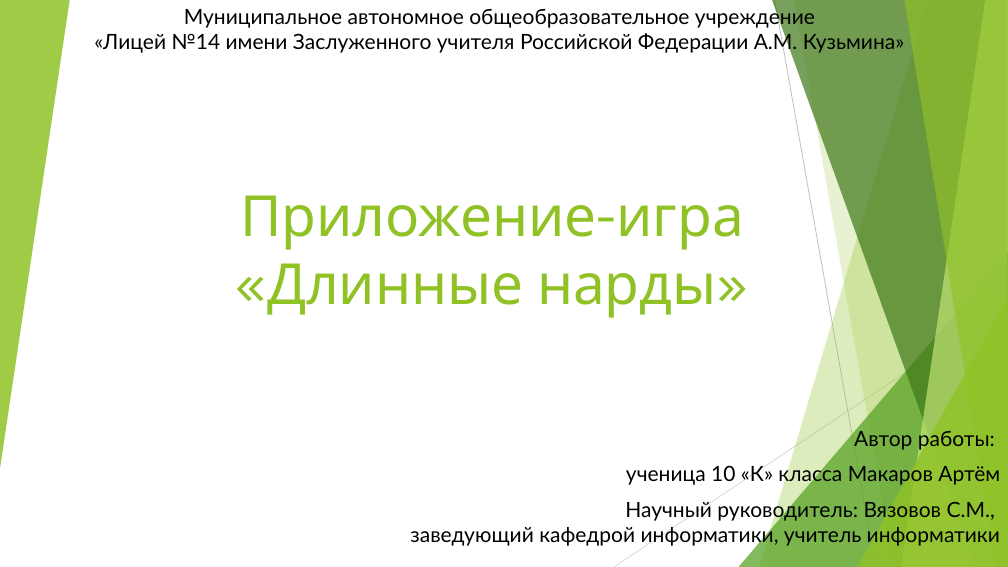
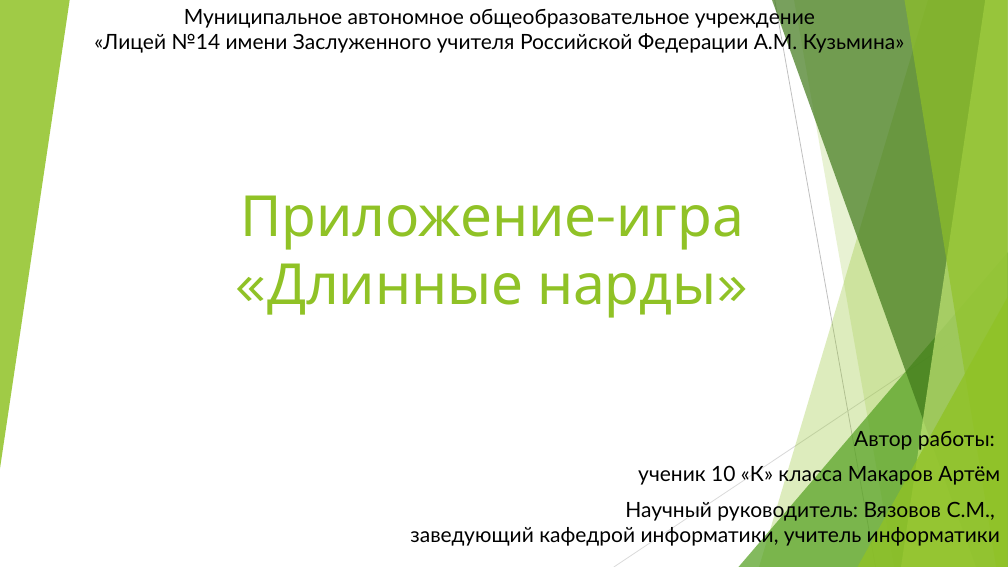
Before and after one commit to Dramon777/project, a slide deck: slide 1 of Приложение-игра «Длинные нарды».pptx. Drawn at 1008x567 pixels with LibreOffice and Linux fonts; fonts in the diff are those of the drawing. Boxes give left, top, right and bottom in pixels: in the first picture for what was removed or moved away, otherwise in the second. Text is boxed around its words. In the diff, an @@ line names an element or a change of style, - is before the commit and + after.

Commit message:
111
111

```diff
--- a/Приложение-игра «Длинные нарды».pptx
+++ b/Приложение-игра «Длинные нарды».pptx
@@ subtitle at (638,463,1000,486): text changed @@
-ученица 10 «К» класса Макаров Артём
+ученик 10 «К» класса Макаров Артём
```
